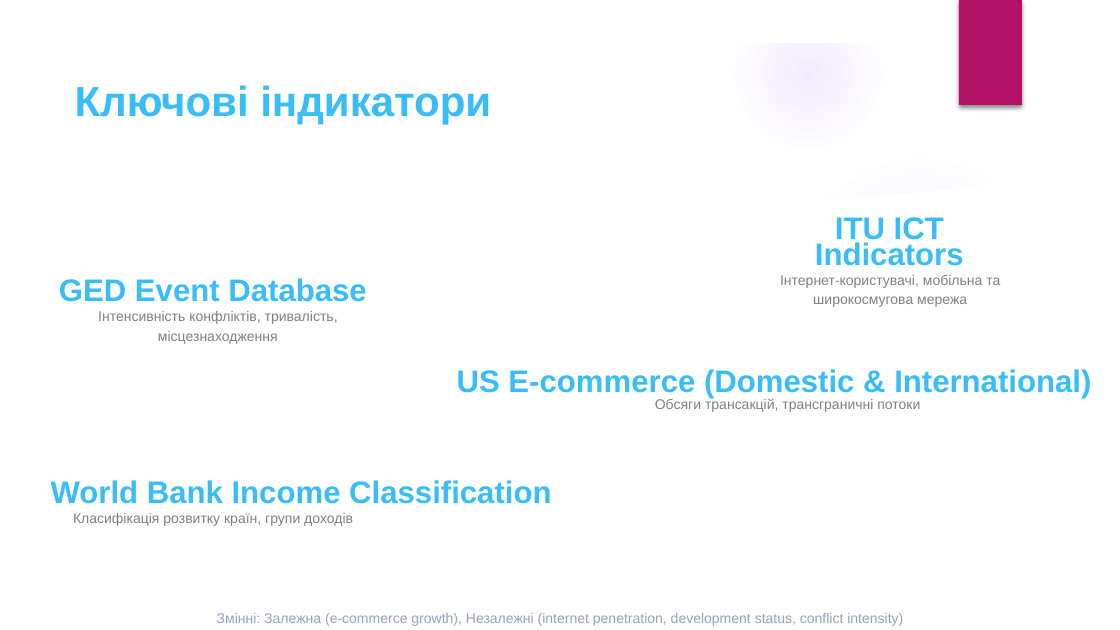
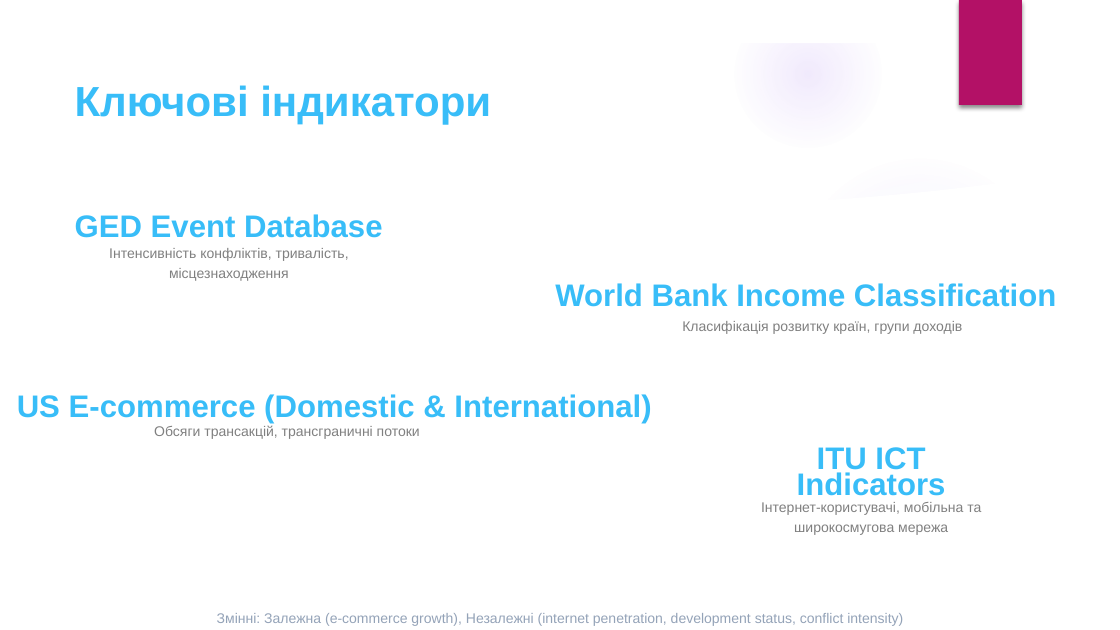
Before and after one commit to Anti4ris98/Master_Research, a slide deck: slide 5 of E-commerce Resilience Defense.pptx (slide 4 before the commit). Drawn at 1120x630 pixels with LibreOffice and Linux fonts; fonts in the diff are those of the drawing; background and template pictures are left out. Boxes give left, top, right and bottom in pixels: in the first picture for what was removed or moved away, otherwise in the second. Text is boxed around its words. In the diff, an @@ line names an element or a change of style, - is before the commit and + after.

```diff
--- a/E-commerce Resilience Defense.pptx
+++ b/E-commerce Resilience Defense.pptx
@@ text "GED Event Database": place and size @@
-text "GED Event Database" at [59, 278, 366, 302]
+text "GED Event Database" at [75, 214, 382, 238]
@@ text "Інтенсивність конфліктів, тривалість, місцезнаходження": place and size @@
-text "Інтенсивність конфліктів, тривалість, місцезнаходження" at [98, 311, 338, 344]
+text "Інтенсивність конфліктів, тривалість, місцезнаходження" at [109, 248, 349, 281]
@@ text "World Bank Income Classification": place and size @@
-text "World Bank Income Classification" at [51, 480, 551, 504]
+text "World Bank Income Classification" at [555, 283, 1056, 307]
@@ text "Класифікація розвитку країн, групи доходів": place and size @@
-text "Класифікація розвитку країн, групи доходів" at [73, 513, 353, 526]
+text "Класифікація розвитку країн, групи доходів" at [682, 321, 962, 334]
@@ text "US E-commerce (Domestic & International)": place and size @@
-text "US E-commerce (Domestic & International)" at [457, 369, 1091, 398]
+text "US E-commerce (Domestic & International)" at [17, 394, 651, 423]
@@ text "Обсяги трансакцій, трансграничні потоки": place and size @@
-text "Обсяги трансакцій, трансграничні потоки" at [655, 398, 920, 412]
+text "Обсяги трансакцій, трансграничні потоки" at [154, 426, 420, 439]
@@ text "ITU ICT Indicators": place and size @@
-text "ITU ICT Indicators" at [815, 217, 964, 266]
+text "ITU ICT Indicators" at [797, 447, 946, 496]
@@ text "Інтернет-користувачі, мобільна та широкосмугова мережа": place and size @@
-text "Інтернет-користувачі, мобільна та широкосмугова мережа" at [780, 275, 1000, 307]
+text "Інтернет-користувачі, мобільна та широкосмугова мережа" at [761, 502, 981, 535]
```
Also in this commit, not shown: 8 other slides changed, 1 slide added, 19 other files.
